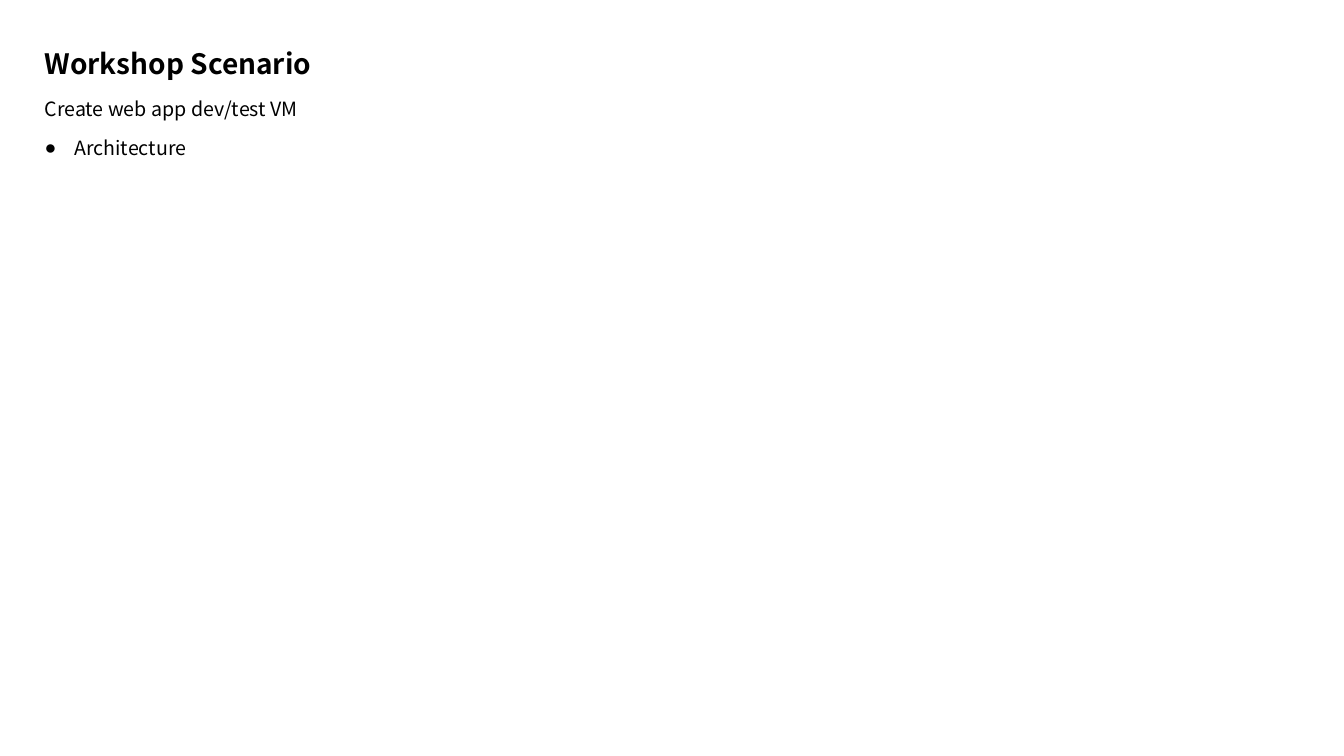
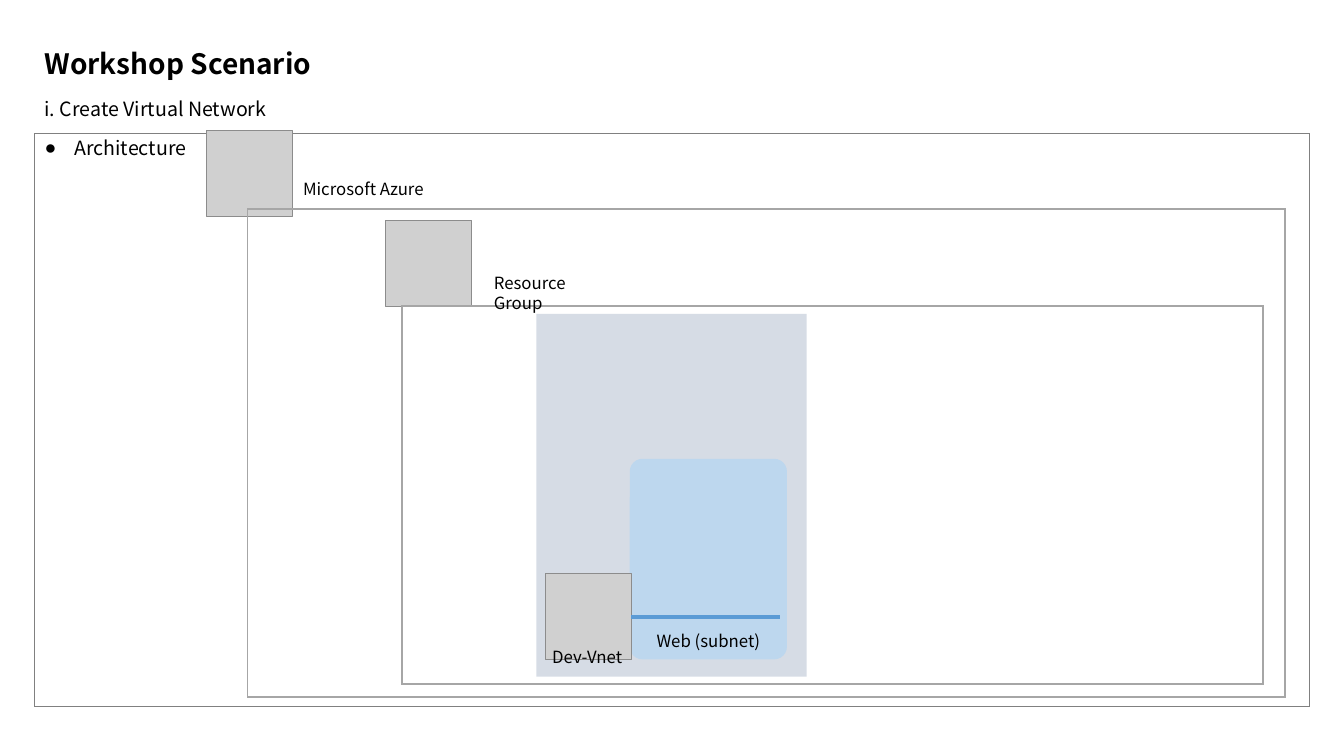
Before and after one commit to xlegend1024/az-infra-wrkshp-101, a slide deck: slide 4 of 2. Workshop Scenario/Workshop Scenario.pptx (slide 3 before the commit). Drawn at 1344x756 pixels with LibreOffice and Linux fonts; fonts in the diff are those of the drawing; grey boxes stand for pictures. Boxes give left, top, right and bottom in pixels: in the first picture for what was removed or moved away, otherwise in the second. Text is boxed around its words. In the diff, an @@ line names an element or a change of style, - is before the commit and + after.

```diff
--- a/2. Workshop Scenario/Workshop Scenario.pptx
+++ b/2. Workshop Scenario/Workshop Scenario.pptx
@@ text at (x1=45, y1=100, x2=266, y2=117): text changed @@
-Create web app dev/test VM
+i. Create Virtual Network
@@ text "Architecture" resized from (x1=74, y1=139, x2=186, y2=156) to (x1=34, y1=134, x2=1310, y2=707) @@
@@ text "Architecture" at (x1=34, y1=134, x2=1310, y2=707): outline none to #808080 0.75 pt @@
@@ picture added at (x1=207, y1=130, x2=292, y2=216) @@
@@ rectangle added at (x1=247, y1=209, x2=1286, y2=697), outline #A6A6A6 1 pt @@
@@ text added at (x1=303, y1=181, x2=424, y2=196), 12 pt, text #000000 @@
+Microsoft Azure
@@ picture added at (x1=386, y1=220, x2=472, y2=306) @@
@@ text added at (x1=494, y1=276, x2=566, y2=313), 12 pt, text #000000 @@
+Resource Group
@@ rectangle added at (x1=402, y1=307, x2=1263, y2=685), outline #A6A6A6 1 pt @@
@@ rounded rectangle added at (x1=536, y1=315, x2=807, y2=678), fill #D6DCE5 @@
@@ rounded rectangle added at (x1=630, y1=459, x2=787, y2=659), fill #BDD7EE @@
@@ picture added at (x1=545, y1=574, x2=631, y2=659) @@
@@ line added from (631, 617) to (780, 617), #5B9BD5 3 pt @@
@@ text added at (x1=552, y1=650, x2=622, y2=663), 12 pt, text #000000 @@
+Dev-Vnet
@@ text added at (x1=657, y1=633, x2=760, y2=650), 12 pt, text #000000 @@
+Web (subnet)
```
Also in this commit, not shown: 2 other slides changed, 5 slides added, 1 slide removed, 6 other files.
